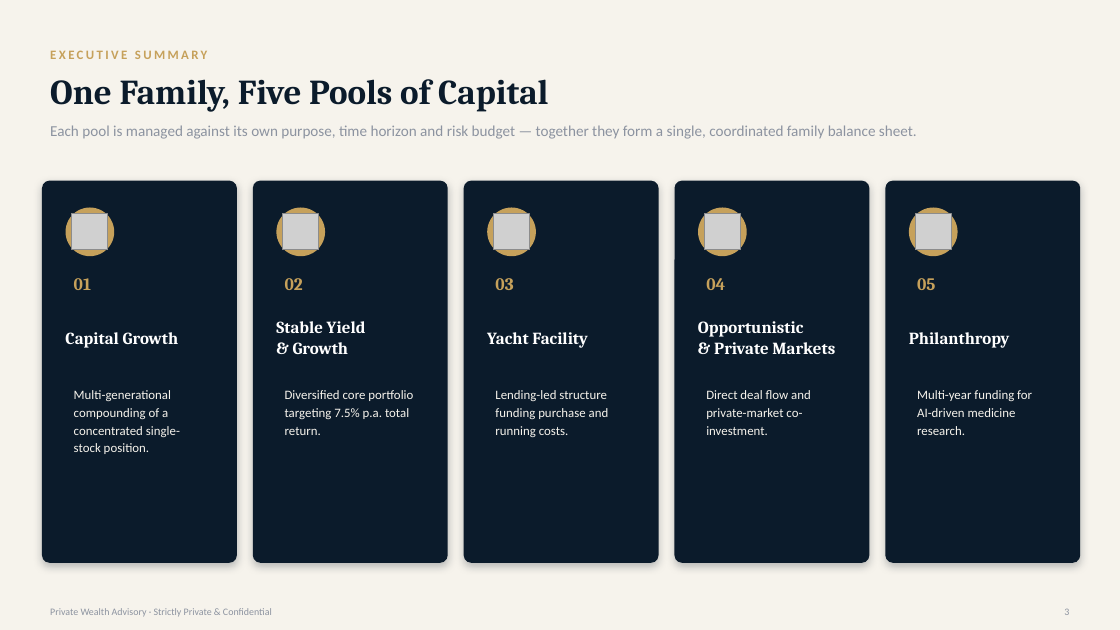
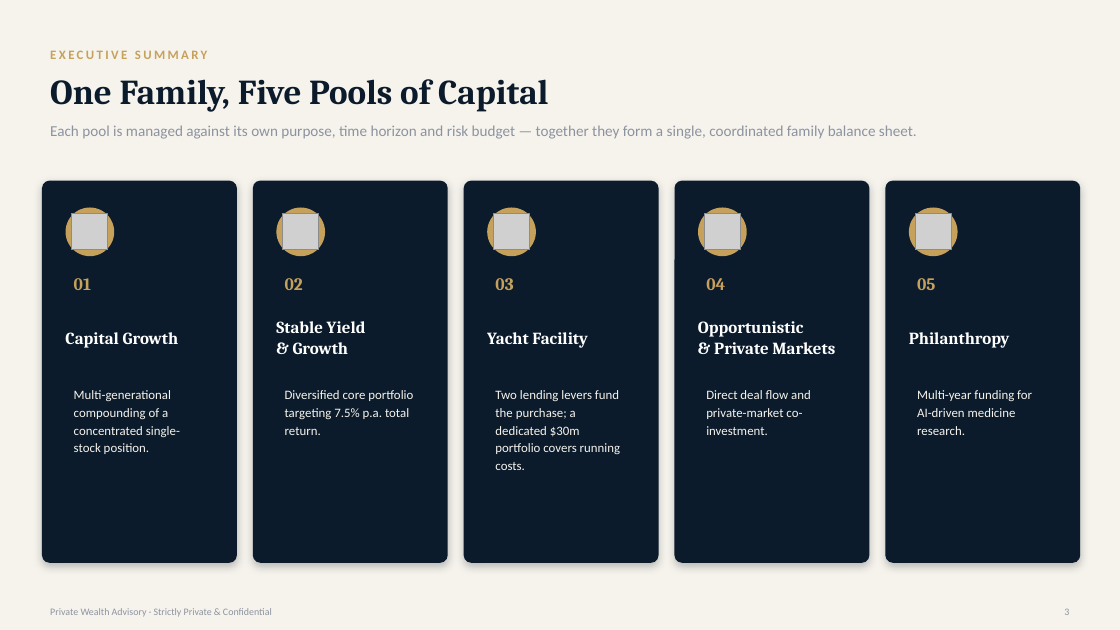
Before and after one commit to addynehra/Addy-Nehra, a slide deck: slide 3 of Family_Office_Investment_Strategy.pptx. Drawn at 1120x630 pixels with LibreOffice and Linux fonts; fonts in the diff are those of the drawing; grey boxes stand for pictures. Boxes give left, top, right and bottom in pixels: in the first picture for what was removed or moved away, otherwise in the second. Text is boxed around its words. In the diff, an @@ line names an element or a change of style, - is before the commit and + after.

```diff
--- a/Family_Office_Investment_Strategy.pptx
+++ b/Family_Office_Investment_Strategy.pptx
@@ text at (495, 390, 620, 470): text changed @@
-Lending-led structure funding purchase and running costs.
+Two lending levers fund the purchase; a dedicated $30m portfolio covers running costs.
```
Also in this commit, not shown: 4 other slides changed.
